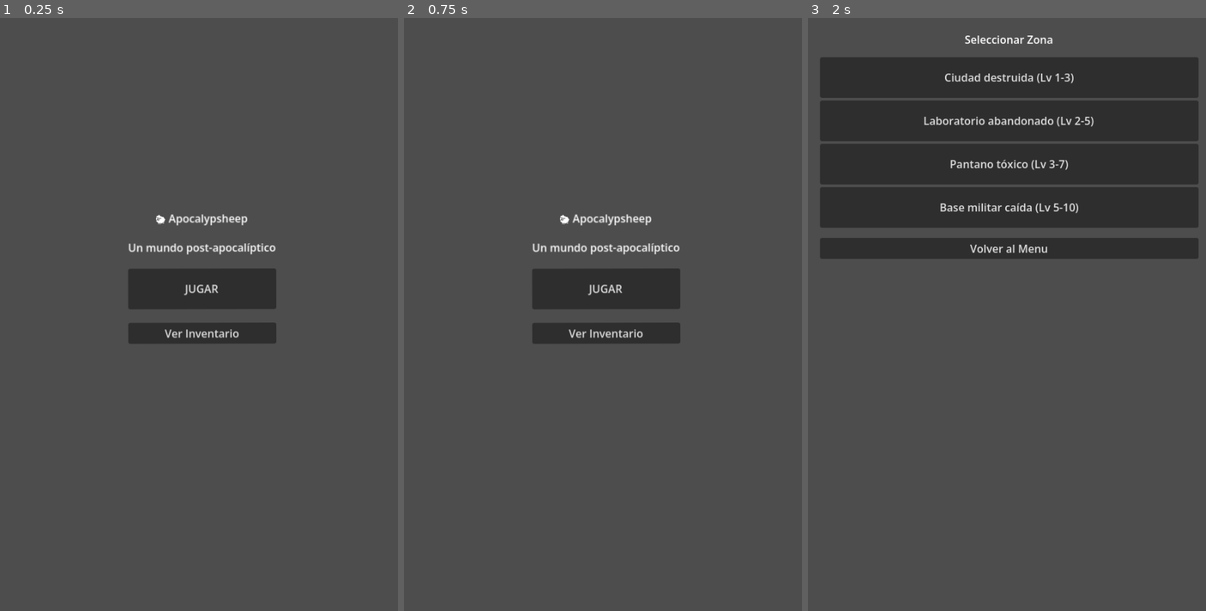
Above: before the commit, frames 1-3 (left to right).
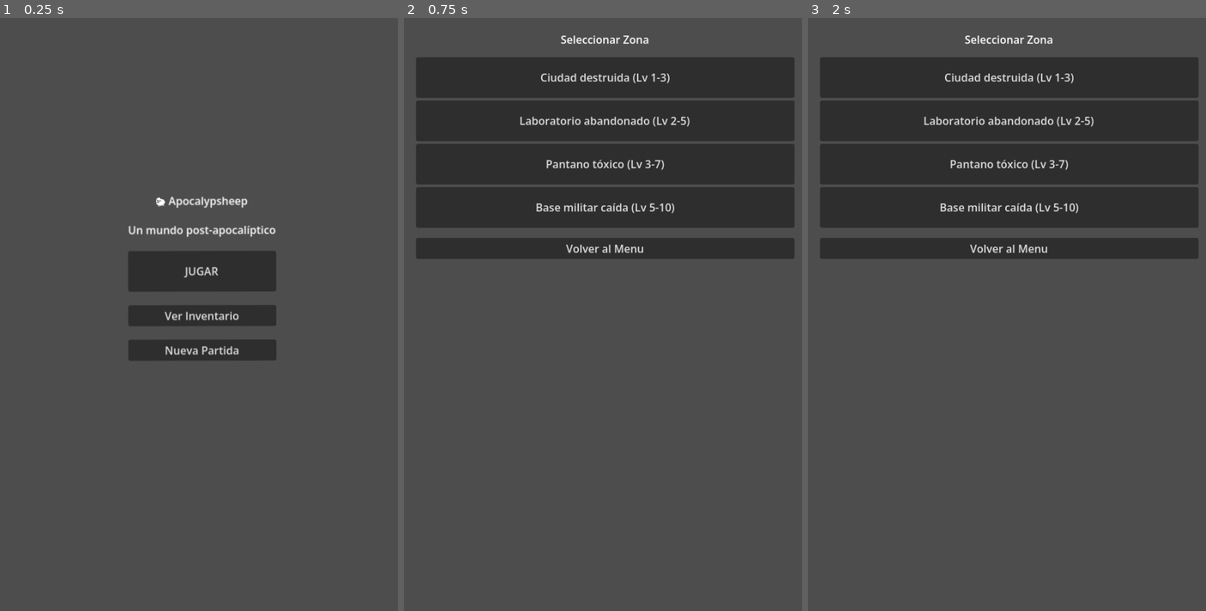
Above: after the commit, the same moments.

Repository: MirandaFrancoCBA/apocalypsheep
Game: Godot game, scene res://scenes/main_menu.tscn
Same seed, same stepped clock (60 frames per second), same inputs: the game is played once before the commit and once after it.
Inputs (mouse positions are in pixels of both pictures, inside the frame that each line leads up to):
- Up to frame 1 (0.25 s): no input
- Up to frame 2 (0.75 s): click (606, 350) at 0.5 s, where only the run after the commit has a clickable "Nueva Partida"
- Up to frame 3 (2 s): click (1010, 290) at 1.25 s, where only the run before the commit has a clickable "JUGAR"

The runs differ from the first frame. In frame 1, 5.5% of the frame differs, in the area x 32-70%, y 30-58%; in frame 2, 32%, in the area x 3-99%, y 2-55%; in frame 3, nothing differs.

Commit message:
Fix: button new game

Diff:
--- a/scenes/main_menu.tscn
+++ b/scenes/main_menu.tscn
@@ -46,5 +46,10 @@
 layout_mode = 2
 text = "Ver Inventario"
 
+[node name="ButtonNewGame" type="Button" parent="VBoxContainer" unique_id=759112886]
+layout_mode = 2
+text = "Nueva Partida"
+
 [connection signal="pressed" from="VBoxContainer/ButtonPlay" to="." method="_on_button_play_pressed"]
 [connection signal="pressed" from="VBoxContainer/ButtonInventory" to="." method="_on_button_inventory_pressed"]
+[connection signal="pressed" from="VBoxContainer/ButtonNewGame" to="." method="_on_button_new_game_pressed"]
--- a/scripts/ui/main_menu.gd
+++ b/scripts/ui/main_menu.gd
@@ -2,6 +2,7 @@
 extends Control
 
 @onready var button_play = $VBoxContainer/ButtonPlay
+@onready var button_new_game = $VBoxContainer/ButtonNewGame
 
 func _ready() -> void:
 	print("[MainMenu] Escena cargada")
@@ -27,3 +28,16 @@
 
 func _on_button_inventory_pressed():
 	SceneManager.go_to_inventory()
+
+func _on_button_new_game_pressed() -> void:
+	print("[MainMenu] Nueva partida")
+
+	# borrar save
+	SaveSystem.delete_save()
+
+	# resetear datos
+	GameManager.reset_game()
+	GameManager.game_started = true
+
+	# ir al juego
+	SceneManager.go_to_zone_select()
